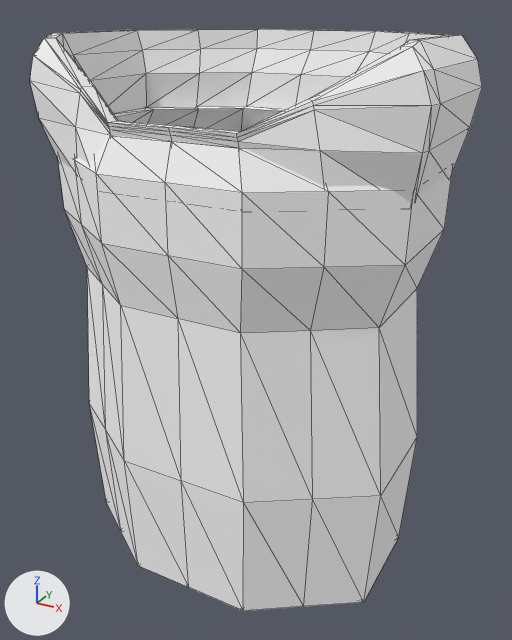
A saved change to the OBJ model Models/person_female_parka.obj.
Before and after are seen from a camera (50 mm lens) standing at (0.441, -0.773, 0.828) and looking at (0.004, 0.021, 0.431). Every picture has the same lights, and +X, +Y and +Z are marked at lower left. The picture after the commit comes second. Mesh edges are drawn as thin lines. Where no turn or scale is listed for an object, it has been applied to the vertices.

Names of what the first picture shows: 'person_female_parka'.
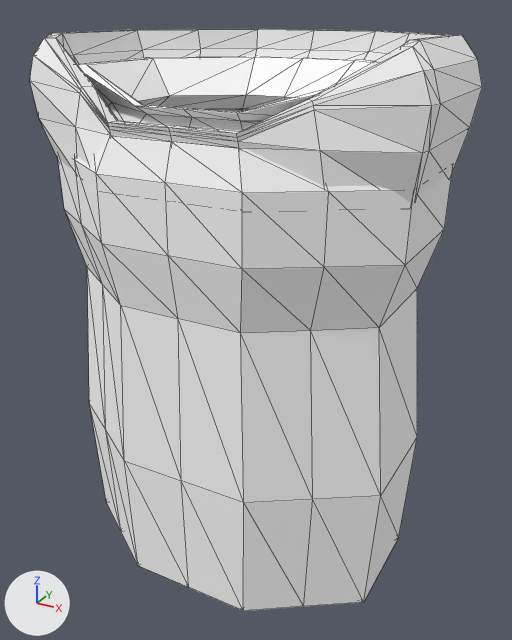
What changed in the scene script:
```text
Change me_person_female_parka:
    used by ob_person_female_parka; location = (0.0, 0.0, 0.0)
    remove me_person_female_parka.from_pydata(...)  # 358 vertices, 712 faces; spans x -0.257..0.257, y -0.171..0.227, z 0.1..0.8
    add me_person_female_parka.from_pydata(...)  # 438 vertices, 872 faces; spans x -0.257..0.257, y -0.171..0.227, z 0.1..0.8
    me_person_female_parka part 1: a new loose piece of 80 vertices spanning x -0.217..0.217, y -0.137..0.182, z 0.68..0.765, in mat_stuff_plain (white #ffffff)
```

Where the change shows, as pixel boxes (x1, y1, x2, y2) in the pictures (512 x 640 px):
part 1 of me_person_female_parka, added
    after: (77, 56, 375, 132)
